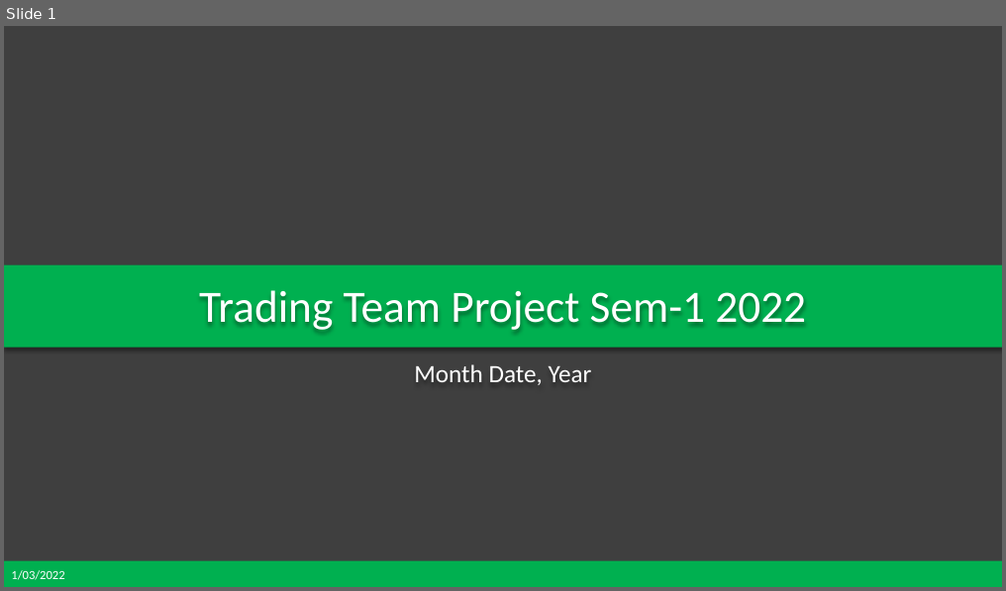
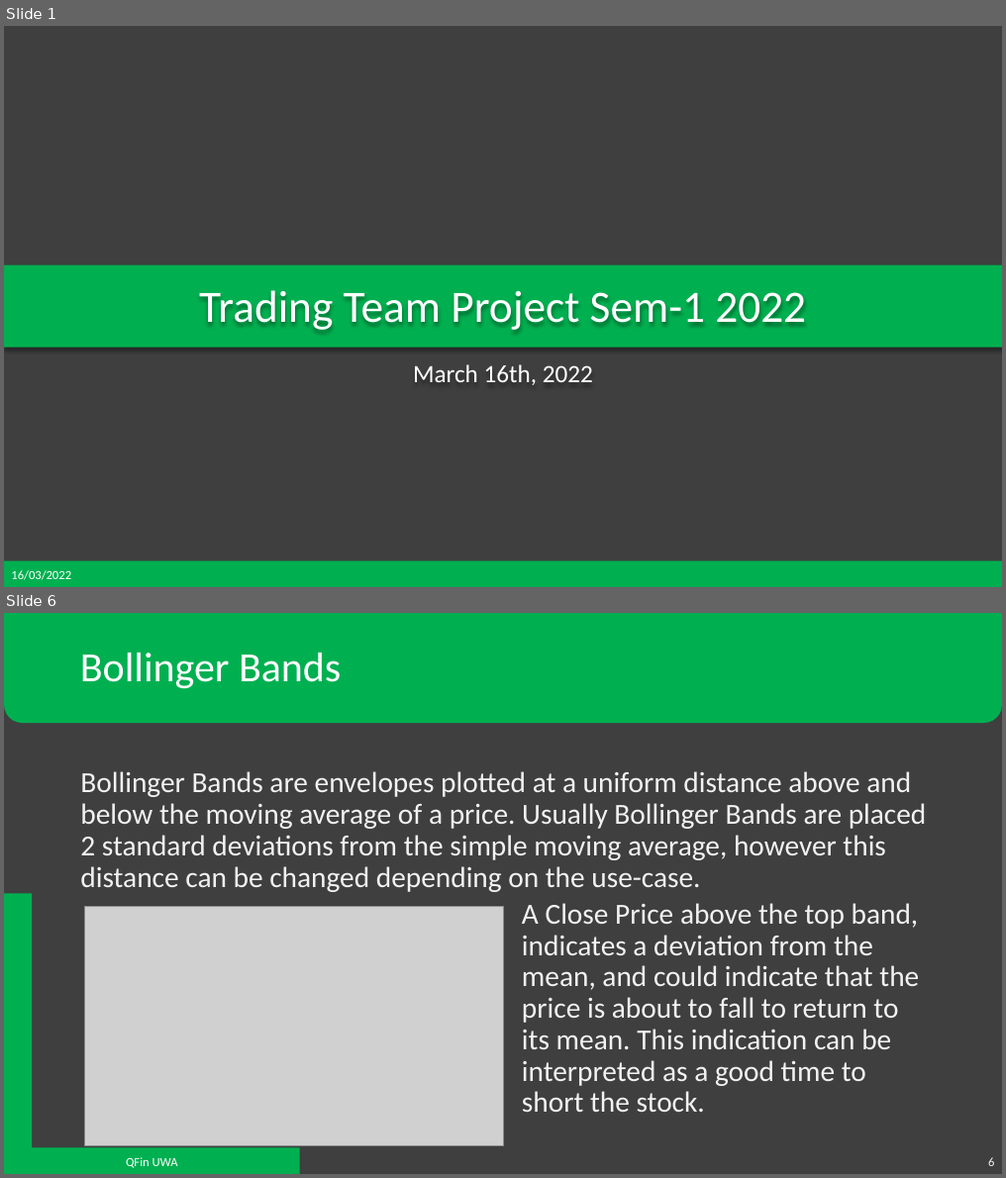
Before and after one commit to QFinUWA/Mean-Reversion-Trading-Team-Project-Semester-1-2022, a slide deck: Mean Reversion - Project Semester 1 2022.pptx. Shown one above the other, each under a label of ours: slide 1 before the commit, slides 1 and 6 after it; the slides between them are not shown. The pictures are 1006x591 and 1006x1178 pixels, drawn with LibreOffice and Linux fonts; fonts in the diff are those of the drawing; grey boxes stand for pictures; background and template pictures are left out. Boxes give left, top, right and bottom in pixels: in the first picture for what was removed or moved away, otherwise in the second. Text is boxed around its words. In the diff, an @@ line names an element or a change of style, - is before the commit and + after.

```diff
--- a/Mean Reversion - Project Semester 1 2022.pptx
+++ b/Mean Reversion - Project Semester 1 2022.pptx
@@ slide 6 added at <box>4,613,1002,1174</box>, background #3F3F3F @@
@@ round same rect added at <box>4,613,1002,723</box>, fill #00B050 @@
@@ title added at <box>80,653,341,689</box>, 40 pt, text #FFFFFF @@
+Bollinger Bands
@@ text added at <box>80,771,927,892</box>, 28 pt, text #F2F2F2 @@
+Bollinger Bands are envelopes plotted at a uniform distance above and below the moving average of a price. Usually Bollinger Bands are placed 2 standard deviations from the simple moving average, however this distance can be changed depending on the use-case.
@@ corner added at <box>4,894,300,1174</box>, fill #00B050 @@
@@ picture added at <box>85,906,503,1146</box> @@
@@ text added at <box>522,903,919,1112</box>, 28 pt, text #F2F2F2 @@
+A Close Price above the top band, indicates a deviation from the mean, and could indicate that the price is about to fall to return to its mean. This indication can be interpreted as a good time to short the stock.
@@ text added at <box>126,1157,178,1168</box>, 12 pt, text #FFFFFF @@
+QFin UWA
@@ page number added at <box>988,1157,994,1166</box>, 12 pt, text #F2F2F2 @@
+6
@@ slide 1 changed as well @@
@@ subtitle at <box>413,365,593,385</box>: text changed @@
-Month Date, Year
+March 16th, 2022
@@ text at <box>11,570,71,580</box>: text changed @@
-1/03/2022
+16/03/2022
```
Also in this commit, not shown: 3 other slides changed, 6 other slides added, 2 slides removed.
